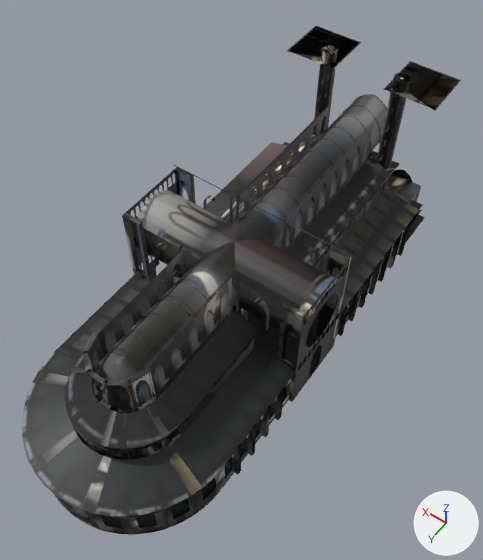
An edit to the glTF model cathedral/site/assets/interior.glb, drawn before and after from the same camera.
Before and after are seen from a 50 mm lens placed at (-57.3, 144.2, 142.6), pointed at (-2.1, 66.9, 21.1). The lights are fixed; the arrows at lower right show +X, +Y and +Z. The older version comes first. Vertices at exactly the same position are counted once.

The first picture shows 'B_int'.
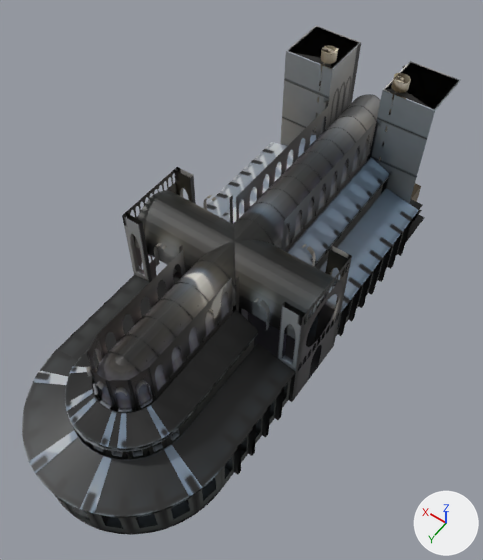
Where the change shows, as pixel boxes [x1, y1, x2, y2] in the pictures (483 x 560 px):
part 1 of me_int_stone, deleted
    before: [173, 164, 357, 259]
part 2 of me_int_stone, added
    after: [155, 51, 434, 374]
part 3 of me_int_stone, deleted
    before: [82, 332, 152, 386]
part 4 of me_int_stone, surface changed
    both: [29, 26, 461, 535]

The change, as a list of edits to the scene's bpy script:
```text
Change me_int_stone:
    used by ob_b_int; location = (0.0, 0.0, 0.0)
    remove me_int_stone.from_pydata(...)  # 27598 vertices, 45013 faces; spans x -24.7..24.7, y 1.6..126.7, z -0.2..47.9
    add me_int_stone.from_pydata(...)  # 27758 vertices, 45368 faces; spans x -23.5..23.5, y 1.6..126.7, z -0.2..47.9
    me_int_stone part 1: the loose piece of 4 vertices spanning x -24.7..24.7, y 56.9..57.1, z 34.9..35.1 is deleted
    me_int_stone part 2: 176 vertices added at x -10.1..10.1, y 3.6..16.0, z 0.0..45.0
    me_int_stone part 3: 6 vertices removed from x -7.4..7.4, y 102.6..109.9, z 35.0
    me_int_stone part 4: 39198 kept faces spanning x -23.5..23.5, y 1.6..125.9, z -0.2..47.9 get new texture (UV) coordinates
    other edits to the shape of me_int_stone do not show in these pictures
```
